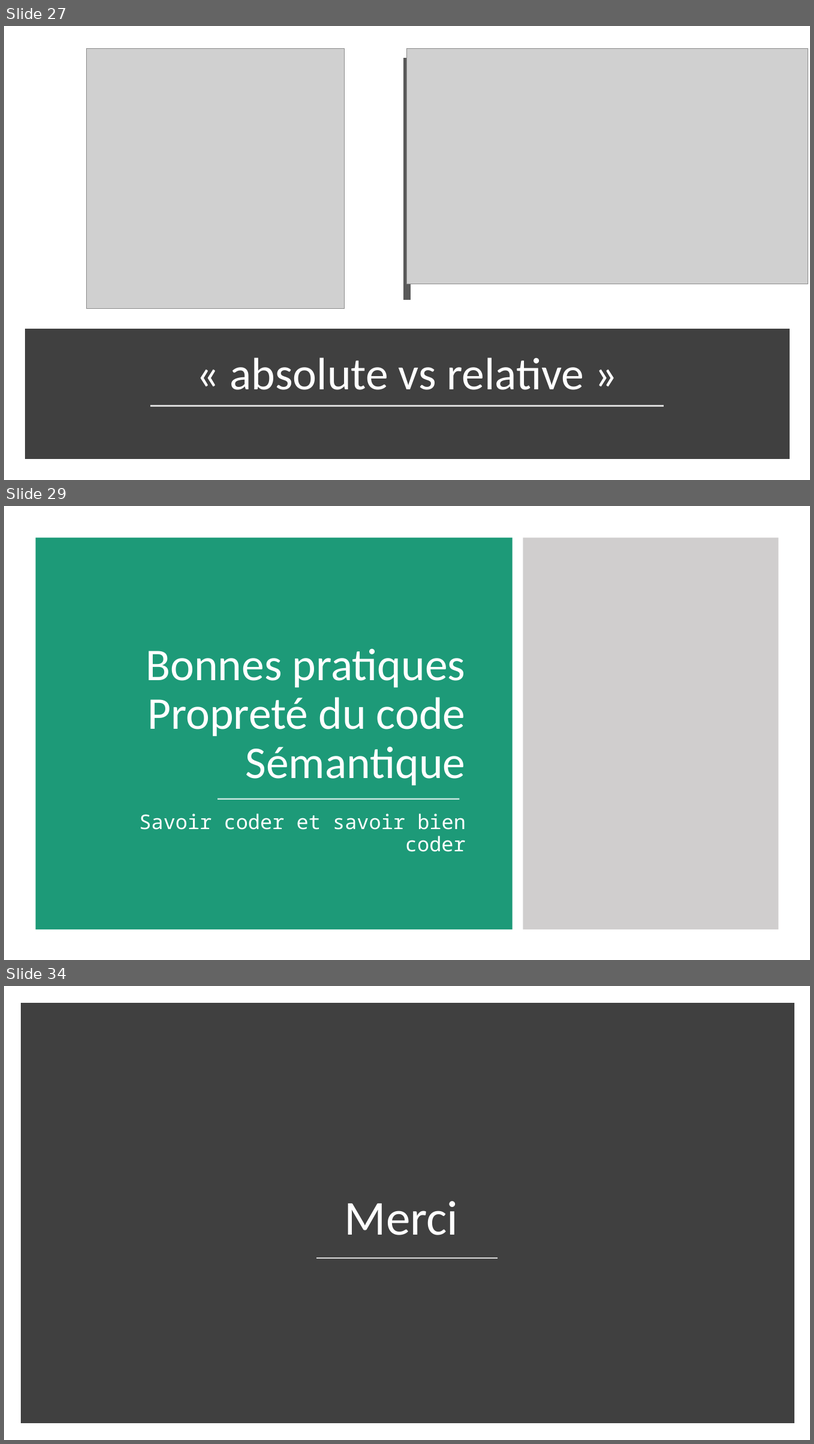
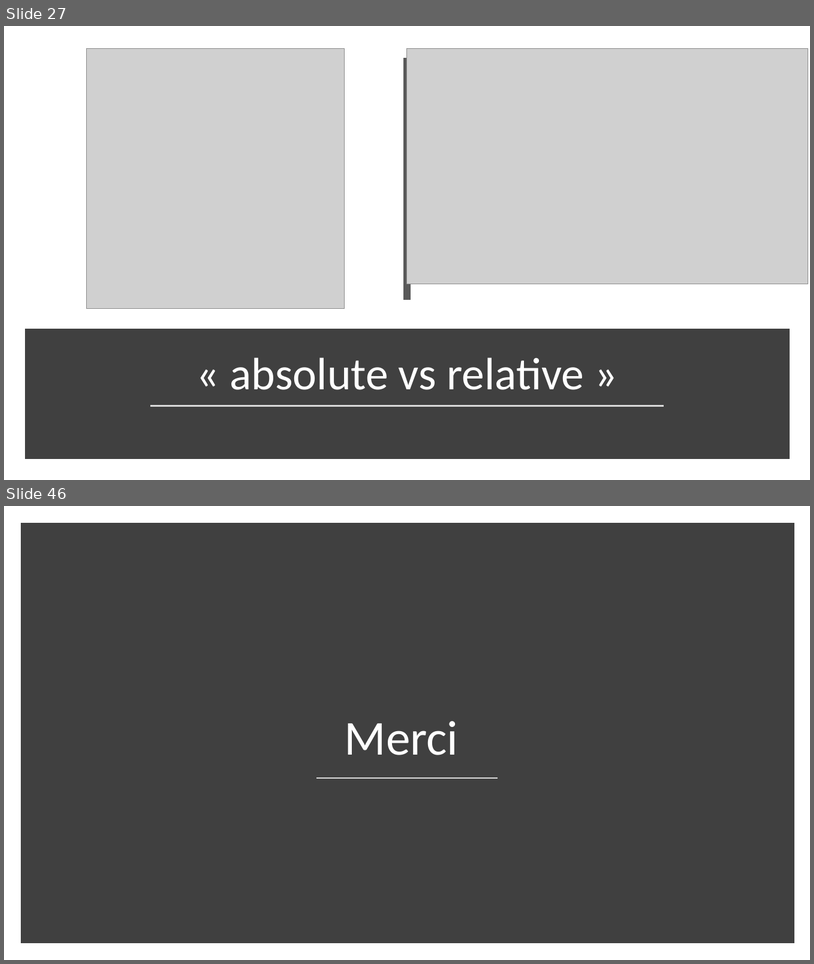
Before and after one commit to fragmatyc/SAAQ, a slide deck: CSS/1. Présentation/Cours CSS - v1.0.pptx. Shown one above the other, each under a label of ours: slides 27, 29 and 34 before the commit, slides 27 and 46 after it; the slides between them are not shown. The pictures are 814x1444 and 814x964 pixels, drawn with LibreOffice and Linux fonts; fonts in the diff are those of the drawing; grey boxes stand for pictures. Boxes give left, top, right and bottom in pixels: in the first picture for what was removed or moved away, otherwise in the second. Text is boxed around its words. In the diff, an @@ line names an element or a change of style, - is before the commit and + after.

```diff
--- a/CSS/1. Présentation/Cours CSS - v1.0.pptx
+++ b/CSS/1. Présentation/Cours CSS - v1.0.pptx
@@ slide 29 removed at [4,506,810,960], background #FFFFFF @@
@@ rectangle removed at [35,537,513,929] @@
@@ rectangle removed at [524,537,780,929] @@
@@ title removed at [146,648,466,786] @@
-Bonnes pratiques
-Propreté du code
-Sémantique
@@ line removed from (218, 799) to (459, 799) @@
@@ subtitle removed at [139,813,466,852] @@
-Savoir coder et savoir bien coder
@@ what was slide 34 is now slide 46 @@
```
Also in this commit, not shown: 4 slides changed, 16 slides added, 3 other slides removed, 6 other files.
